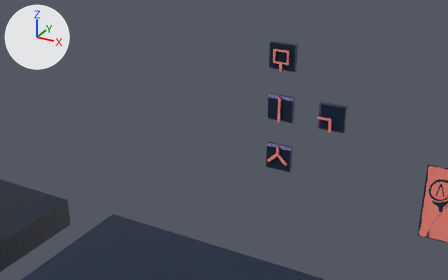
Renders of the Blender file blender/assets.blend from each side of a commit.
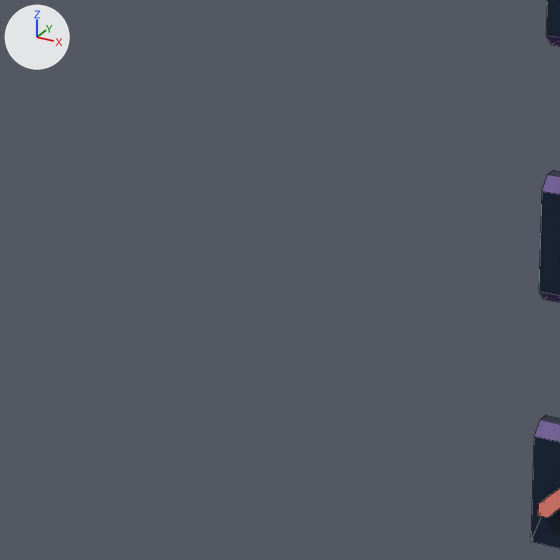
Each version is shown from a 50 mm camera at (8.14, -10.25, 10.77) aimed at (-2.52, 9.13, 1.08), then close up on the part from 36% to 61% of the width and 21% to 61% of the height. Arrows for +X, +Y and +Z are at upper left; the lights stay in place. The close-ups show mesh edges as thin lines.

The first close-up shows 'puzzle_start', 'puzzle_straight'.
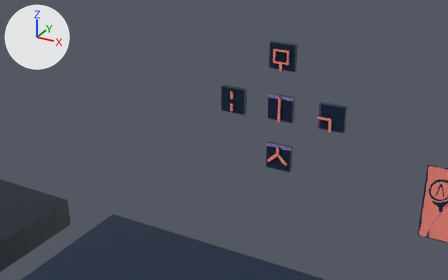
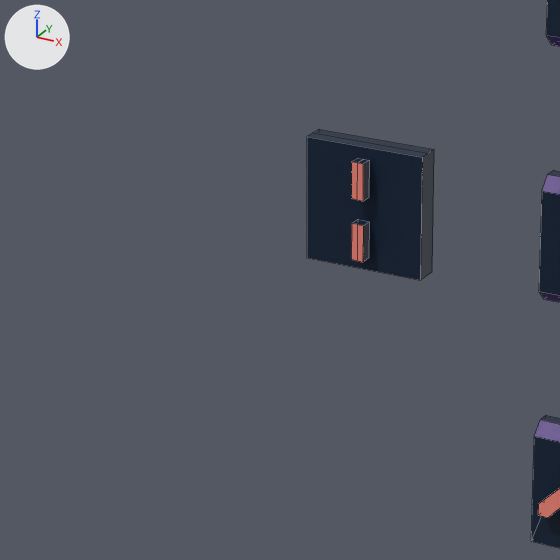
What the commit changed:
Picture 'colors.png.019' (img_colors_png_019) is new.
Material 'shared_material.018' (mat_shared_material_018) is new.
Its texture is img_colors_png_019.
Mesh me_cube_021 is new.
It has 36 vertices, 25 faces and spans x -1.0..0.0, y 0.7..1.0, z 0.0..1.0.
It uses material mat_shared_material_018 (picture img_colors_png_019).
Object 'puzzle_mirror' (ob_puzzle_mirror) is new; it shows me_cube_021.
Its location is (-2.0, 9.0, 2.0).

Where the change shows, as pixel boxes [x1, y1, x2, y2] in the close-ups (560 x 560 px):
'puzzle_mirror', added (blue): after [307, 129, 434, 280]
